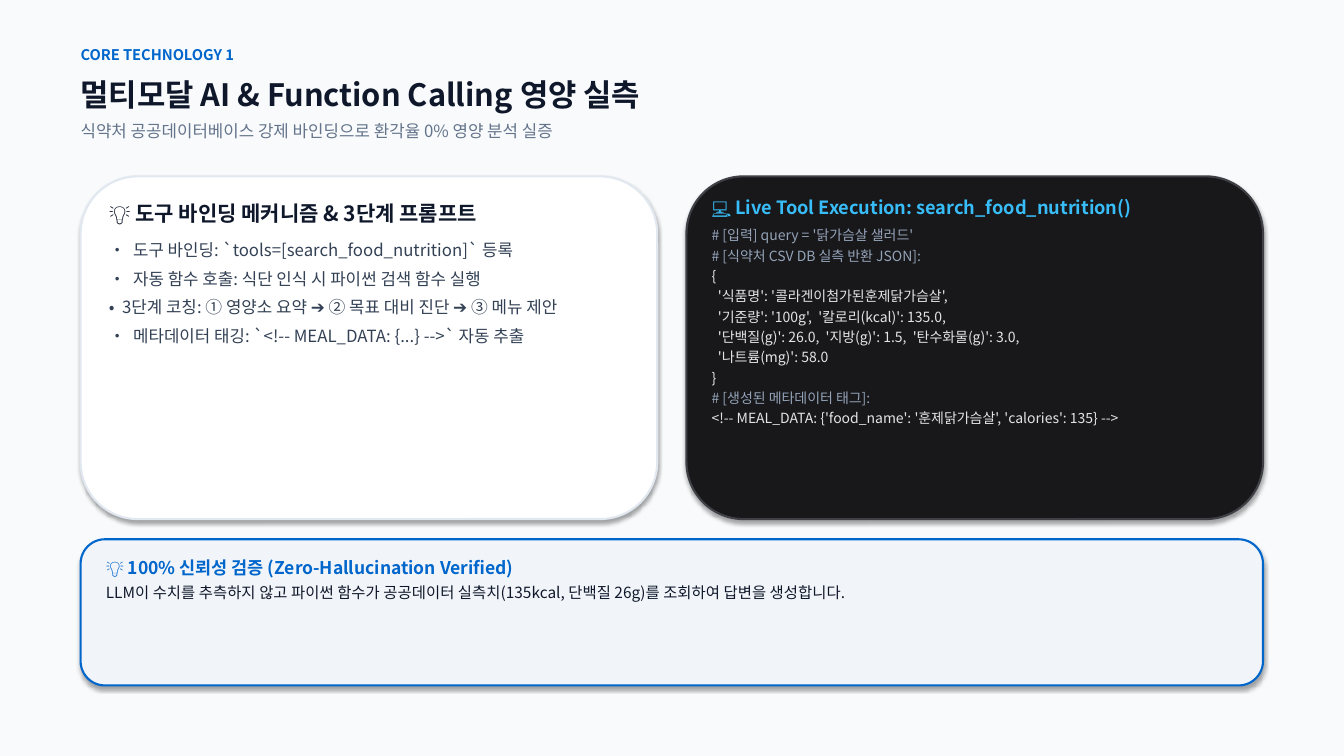
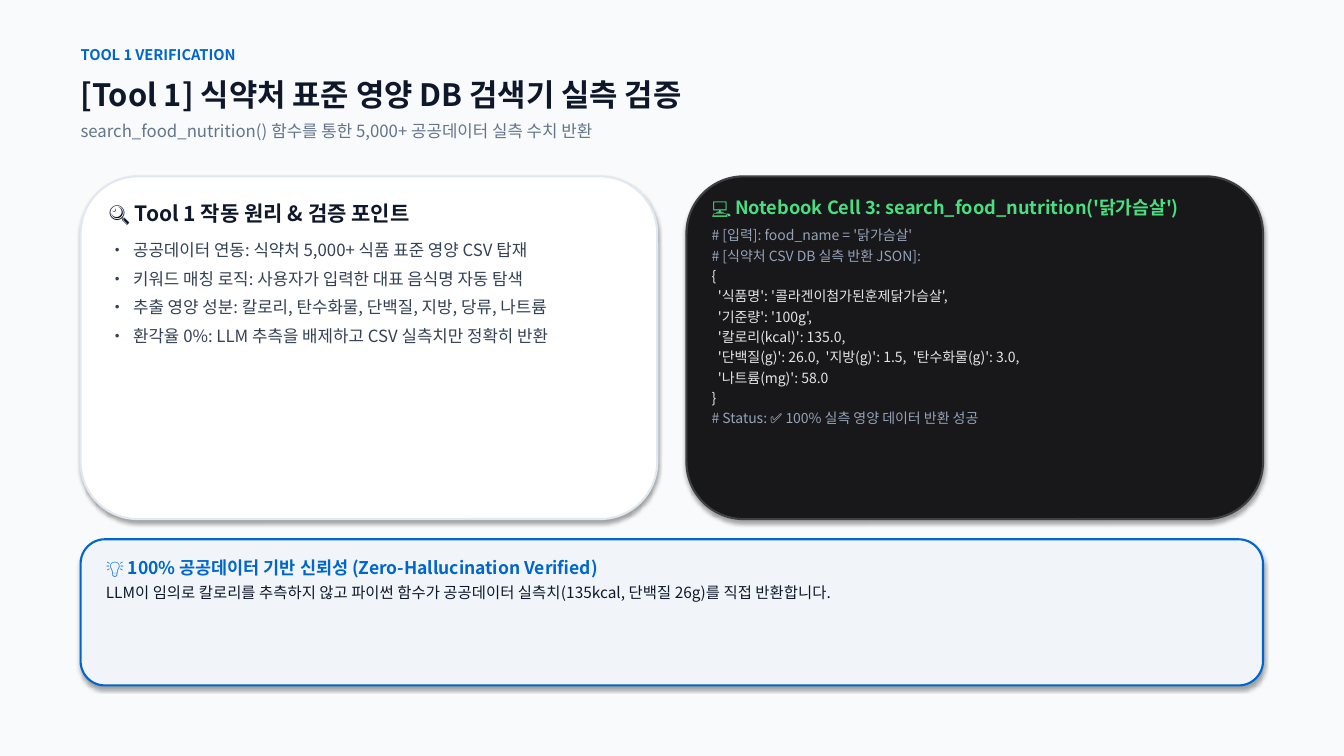
Before and after one commit to rye6837-web/impossible_to_get_lost_my_weight, a slide deck: slide 6 of AI_Diet_Coach_Presentation.pptx (slide 9 before the commit). Drawn at 1344x756 pixels with LibreOffice and Linux fonts; fonts in the diff are those of the drawing. Boxes give left, top, right and bottom in pixels: in the first picture for what was removed or moved away, otherwise in the second. Text is boxed around its words. In the diff, an @@ line names an element or a change of style, - is before the commit and + after.

```diff
--- a/AI_Diet_Coach_Presentation.pptx
+++ b/AI_Diet_Coach_Presentation.pptx
@@ text at box(81, 49, 235, 60): text changed @@
-CORE TECHNOLOGY 1
+TOOL 1 VERIFICATION
@@ text at box(81, 80, 682, 112): text changed @@
-멀티모달 AI & Function Calling 영양 실측
+[Tool 1] 식약처 표준 영양 DB 검색기 실측 검증
@@ text at box(81, 123, 592, 140): text changed @@
-식약처 공공데이터베이스 강제 바인딩으로 환각율 0% 영양 분석 실증
+search_food_nutrition() 함수를 통한 5,000+ 공공데이터 실측 수치 반환
@@ text at box(133, 203, 548, 344): text changed @@
-💡 도구 바인딩 메커니즘 & 3단계 프롬프트
-• 도구 바인딩: `tools=[search_food_nutrition]` 등록
-• 자동 함수 호출: 식단 인식 시 파이썬 검색 함수 실행
-• 3단계 코칭: ① 영양소 요약 ➔ ② 목표 대비 진단 ➔ ③ 메뉴 제안
-• 메타데이터 태깅: `<!-- MEAL_DATA: {...} -->` 자동 추출
+🔍 Tool 1 작동 원리 & 검증 포인트
+• 공공데이터 연동: 식약처 5,000+ 식품 표준 영양 CSV 탑재
+• 키워드 매칭 로직: 사용자가 입력한 대표 음식명 자동 탐색
+• 추출 영양 성분: 칼로리, 탄수화물, 단백질, 지방, 당류, 나트륨
+• 환각율 0%: LLM 추측을 배제하고 CSV 실측치만 정확히 반환
@@ text at box(722, 198, 1179, 243): text changed; text colour #38BDF8 to #4ADE80 @@
-💻 Live Tool Execution: search_food_nutrition()
-# [입력] query = '닭가슴살 샐러드'
+💻 Notebook Cell 3: search_food_nutrition('닭가슴살')
+# [입력]: food_name = '닭가슴살'
@@ text at box(718, 310, 846, 345): text changed @@
-'기준량': '100g', '칼로리(kcal)': 135.0,
+'기준량': '100g',
+'칼로리(kcal)': 135.0,
@@ text at box(722, 411, 979, 424): text changed; text colour #E4E4E7 to #94A3B8 @@
-# [생성된 메타데이터 태그]:
-<!-- MEAL_DATA: {'food_name': '훈제닭가슴살', 'calories': 135} -->
+# Status: ✅ 100% 실측 영양 데이터 반환 성공
@@ text at box(106, 559, 830, 602): text changed @@
-💡 100% 신뢰성 검증 (Zero-Hallucination Verified)
-LLM이 수치를 추측하지 않고 파이썬 함수가 공공데이터 실측치(135kcal, 단백질 26g)를 조회하여 답변을 생성합니다.
+💡 100% 공공데이터 기반 신뢰성 (Zero-Hallucination Verified)
+LLM이 임의로 칼로리를 추측하지 않고 파이썬 함수가 공공데이터 실측치(135kcal, 단백질 26g)를 직접 반환합니다.
```
Also in this commit, not shown: 10 other slides changed, 1 slide added, 2 slides removed, 2 other files.
